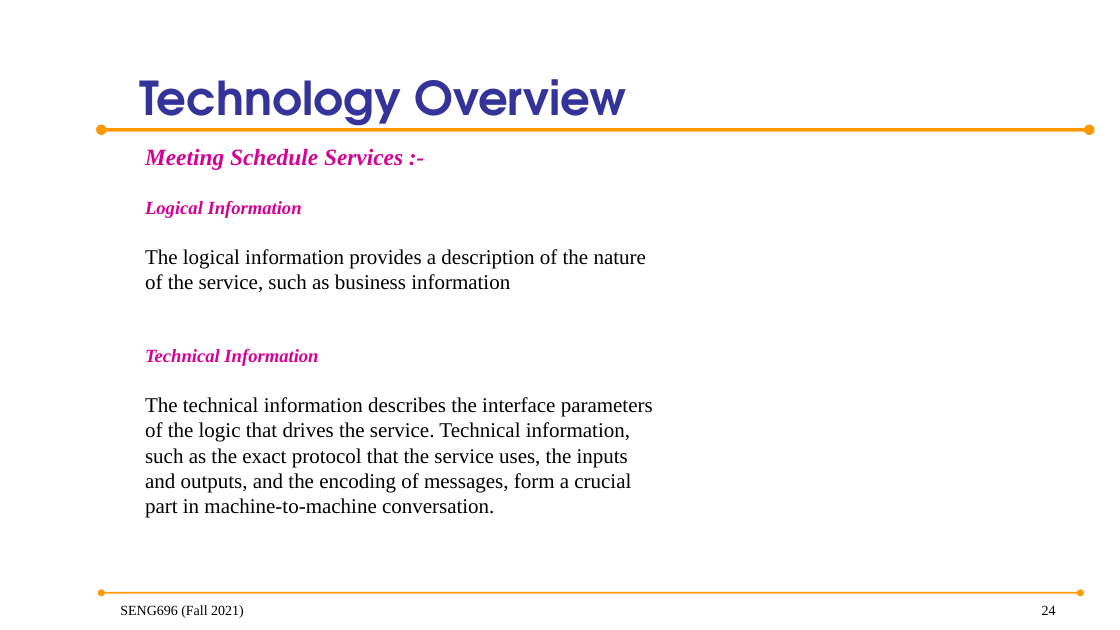
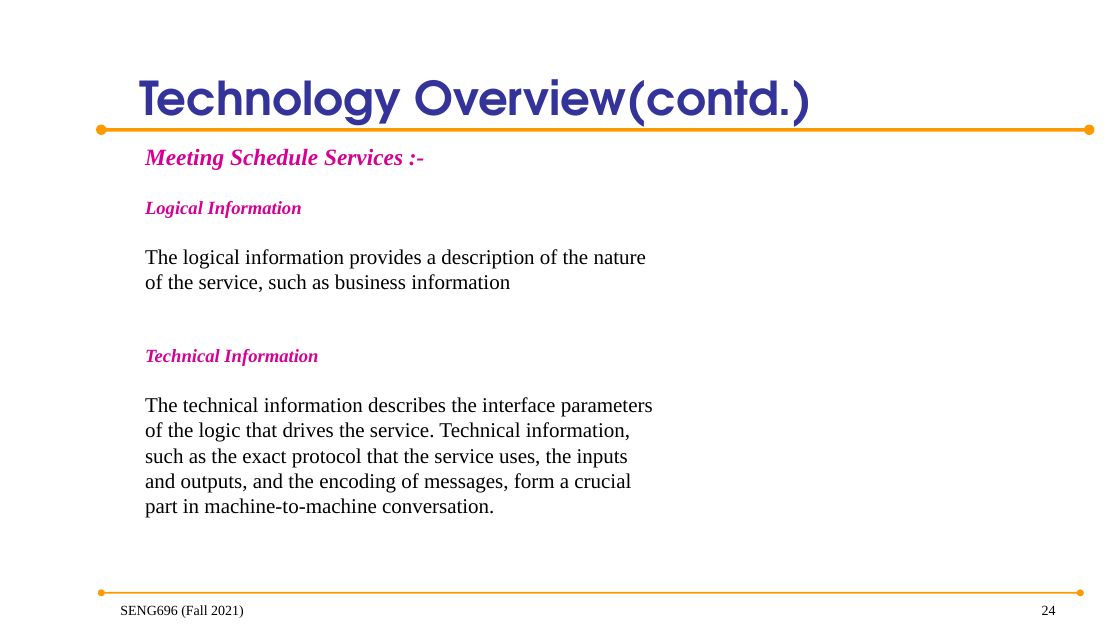
Before and after one commit to anish30145784/SENG696_GroupD, a slide deck: slide 24 of GroupD_ProjectPresentation.pptx. Drawn at 1120x630 pixels with LibreOffice and Linux fonts; fonts in the diff are those of the drawing; background and template pictures are left out. Boxes give left, top, right and bottom in pixels: in the first picture for what was removed or moved away, otherwise in the second. Text is boxed around its words. In the diff, an @@ line names an element or a change of style, - is before the commit and + after.

```diff
--- a/GroupD_ProjectPresentation.pptx
+++ b/GroupD_ProjectPresentation.pptx
@@ title at (139, 79, 811, 132): text changed @@
-Technology Overview
+Technology Overview(contd.)
```
Also in this commit, not shown: 2 other slides changed, 1 slide added, 19 other files.
